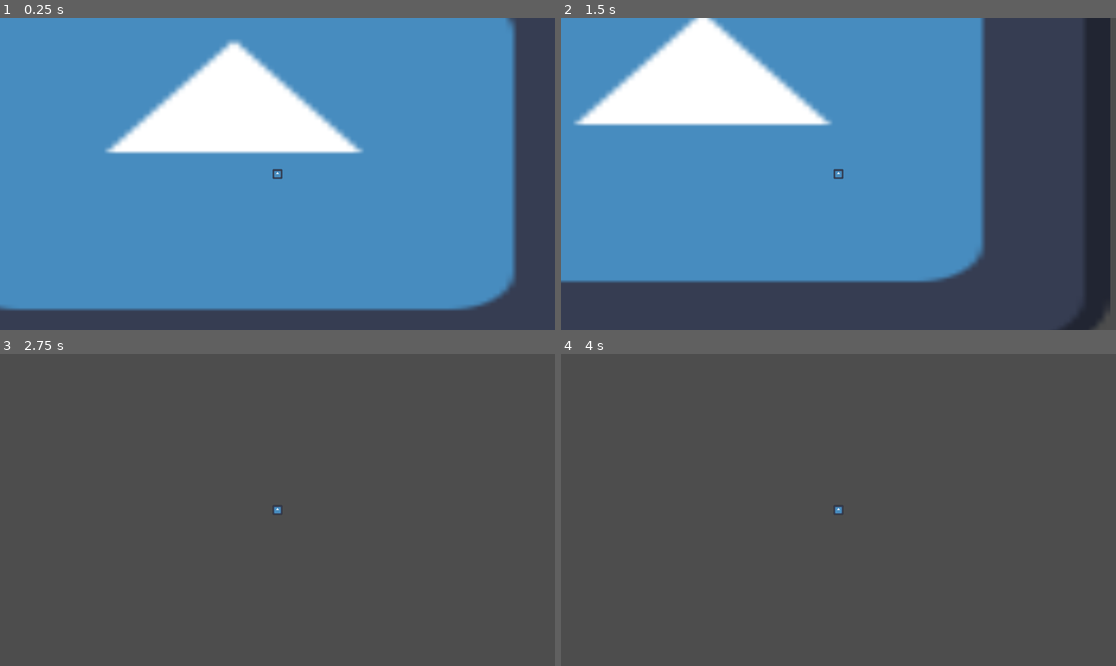
Above: before the commit, frames 1-4 (two rows, left to right).
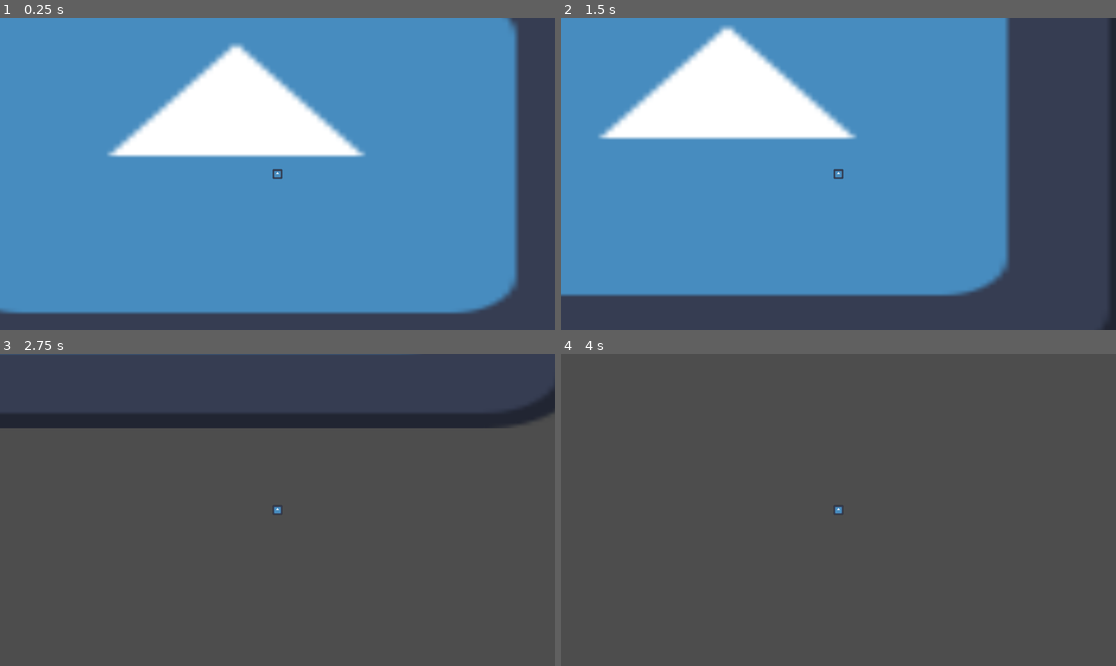
Above: after the commit, the same moments.

Repository: MstrMinecrafter/CSC486B-Prototype
Game: Godot game, scene res://root.tscn
Same seed, same stepped clock (60 frames per second), same inputs: the game is played once before the commit and once after it. The engine's default icon, where the game draws it, is replaced by a stand-in: a white triangle on a blue panel in a dark square.
Inputs:
- Up to frame 1 (0.25 s): no input
- Up to frame 2 (1.5 s): tap Enter (ui_accept) at 0.5, 0.77 s; hold Right (ui_right) from 0.53 s (still down)
- Up to frame 3 (2.75 s): tap Enter (ui_accept) at 1.52 s; release Right (ui_right) at 2.03 s; hold Left (ui_left) from 2.03 s (still down)
- Up to frame 4 (4 s): release Left (ui_left) at 2.78 s; hold Right (ui_right) from 2.78 s (still down); tap Enter (ui_accept) at 3.02, 3.5, 3.77 s

The runs differ from the first frame. In frame 1, 4.7% of the frame differs, in the area x 0-94%, y 2-95%; in frame 2, 19%, in the area x 0-100%, y 0-100%; in frame 3, 5.7%; in frame 4, nothing differs.

Commit message:
Made levels transition

Diff:
--- /dev/null
+++ b/csc-486b-prototype/Another_Level.tscn
@@ -0,0 +1,50 @@
+[gd_scene format=3 uid="uid://v3yhlmjfwwmq"]
+
+[ext_resource type="Script" uid="uid://bc7uvf36u4nac" path="res://level.gd" id="1_q23sj"]
+[ext_resource type="Texture2D" uid="uid://d4h1pa8wv1lel" path="res://icon.svg" id="2_jikgx"]
+[ext_resource type="PackedScene" uid="uid://iw0usquwya8u" path="res://wall.tscn" id="3_ths3v"]
+[ext_resource type="PackedScene" uid="uid://rrgylns62haf" path="res://Player.tscn" id="4_w0ma8"]
+[ext_resource type="PackedScene" uid="uid://d18ljrvjjr1gc" path="res://obstacle.tscn" id="5_x1lmt"]
+
+[sub_resource type="RectangleShape2D" id="RectangleShape2D_65sm4"]
+size = Vector2(29, 30)
+
+[node name="Level" type="Node2D" unique_id=1407382396]
+script = ExtResource("1_q23sj")
+
+[node name="Background" type="Node" parent="." unique_id=228629515]
+
+[node name="Sprite2D" type="Sprite2D" parent="Background" unique_id=2024734139]
+position = Vector2(3.5000305, 1)
+scale = Vector2(13.210937, 7.7656245)
+texture = ExtResource("2_jikgx")
+
+[node name="Midground" type="Node" parent="." unique_id=1962280685]
+
+[node name="Wall" parent="Midground" unique_id=828491979 instance=ExtResource("3_ths3v")]
+position = Vector2(-319, 127)
+scale = Vector2(5.7857203, 5.1468544)
+
+[node name="Foreground" type="Node" parent="." unique_id=1828279886]
+
+[node name="Player" parent="Foreground" unique_id=2083418740 instance=ExtResource("4_w0ma8")]
+position = Vector2(135, 60)
+
+[node name="Obstacle" parent="Foreground" unique_id=1817276322 instance=ExtResource("5_x1lmt")]
+position = Vector2(297, 279)
+
+[node name="Obstacle3" parent="Foreground" unique_id=1957534414 instance=ExtResource("5_x1lmt")]
+position = Vector2(487, -74)
+
+[node name="Obstacle2" parent="Foreground" unique_id=921351730 instance=ExtResource("5_x1lmt")]
+position = Vector2(-275, 179)
+
+[node name="Entrance" type="Marker2D" parent="." unique_id=2121061980]
+position = Vector2(171, 74)
+
+[node name="Exit" type="Area2D" parent="." unique_id=1794265350]
+position = Vector2(-179, 144)
+
+[node name="CollisionShape2D" type="CollisionShape2D" parent="Exit" unique_id=1789815733]
+position = Vector2(4.5, 5)
+shape = SubResource("RectangleShape2D_65sm4")
--- a/csc-486b-prototype/Level.tscn
+++ b/csc-486b-prototype/Level.tscn
@@ -6,9 +6,11 @@
 [ext_resource type="PackedScene" uid="uid://rrgylns62haf" path="res://Player.tscn" id="4_mxnmf"]
 [ext_resource type="PackedScene" uid="uid://d18ljrvjjr1gc" path="res://obstacle.tscn" id="5_4eo0i"]
 
+[sub_resource type="RectangleShape2D" id="RectangleShape2D_65sm4"]
+size = Vector2(29, 30)
+
 [node name="Level" type="Node2D" unique_id=1407382396]
 script = ExtResource("1_bexhn")
-bg_parallax = 3.0
 
 [node name="Background" type="Node" parent="." unique_id=228629515]
 
@@ -33,3 +35,13 @@
 
 [node name="Obstacle2" parent="Foreground" unique_id=921351730 instance=ExtResource("5_4eo0i")]
 position = Vector2(-275, 179)
+
+[node name="Entrance" type="Marker2D" parent="." unique_id=2121061980]
+position = Vector2(171, 74)
+
+[node name="Exit" type="Area2D" parent="." unique_id=1794265350]
+position = Vector2(-179, 144)
+
+[node name="CollisionShape2D" type="CollisionShape2D" parent="Exit" unique_id=1789815733]
+position = Vector2(4.5, 5)
+shape = SubResource("RectangleShape2D_65sm4")
--- a/csc-486b-prototype/Player.tscn
+++ b/csc-486b-prototype/Player.tscn
@@ -7,20 +7,20 @@
 
 [sub_resource type="RectangleShape2D" id="RectangleShape2D_kpjcp"]
 
-[node name="Player" type="CharacterBody2D"]
+[node name="Player" type="CharacterBody2D" unique_id=1672124461]
 script = ExtResource("1_kpjcp")
 SPEED = 300.0
 JUMP_VELOCITY = 400.0
 
-[node name="CollisionShape2D" type="CollisionShape2D" parent="."]
+[node name="CollisionShape2D" type="CollisionShape2D" parent="." unique_id=267616744]
 shape = SubResource("RectangleShape2D_kne1u")
 
-[node name="Sprite2D" type="Sprite2D" parent="."]
+[node name="Sprite2D" type="Sprite2D" parent="." unique_id=1810514534]
 position = Vector2(-1.6689299e-06, 1.1920927e-06)
 scale = Vector2(0.15624999, 0.15624999)
 texture = ExtResource("1_xhfnw")
 
-[node name="WallBlendArea" type="Area2D" parent="."]
+[node name="WallBlendArea" type="Area2D" parent="." unique_id=271542887]
 
-[node name="CollisionShape2D" type="CollisionShape2D" parent="WallBlendArea"]
+[node name="CollisionShape2D" type="CollisionShape2D" parent="WallBlendArea" unique_id=2030675391]
 shape = SubResource("RectangleShape2D_kpjcp")
--- a/csc-486b-prototype/level.gd
+++ b/csc-486b-prototype/level.gd
@@ -1,13 +1,28 @@
 extends Node2D
 class_name Level
 
-#@onready var entrance = $Entrance
-#@onready var exit = $Exit
+var player: Player
+var bg_sprite: Sprite2D
+var entrance: Marker2D
+var exit: Area2D
+var root: Root
 
-@onready var player = $Foreground/Player
-@onready var bg_sprite = $Background/Sprite2D
-@export var bg_parallax: float
+func init(root) -> void:
+	player = $Foreground/Player
+	bg_sprite = $Background/Sprite2D
+	entrance = $Entrance
+	exit = $Exit
+	self.root = root
+	player.position = entrance.position
 
-func update(cam, delta):
-	bg_sprite.position = cam.position / bg_parallax
+func update(delta):
+	bg_sprite.position = root.cam.position / root.bg_parallax
 	player.update(delta)
+	check_for_exit()
+
+func check_for_exit():
+	var overlapping_areas = exit.get_overlapping_areas()
+	for overlapping_area in overlapping_areas:
+		if overlapping_area.get_parent() is Player:
+			root.inc_level()
+			break
--- a/csc-486b-prototype/project.godot
+++ b/csc-486b-prototype/project.godot
@@ -16,7 +16,7 @@
 
 config/name="CSC486B-Prototype"
 run/main_scene="uid://b6lownckhmt86"
-config/features=PackedStringArray("4.6", "GL Compatibility")
+config/features=PackedStringArray("4.7", "GL Compatibility")
 config/icon="res://icon.svg"
 
 [input]
--- a/csc-486b-prototype/root.gd
+++ b/csc-486b-prototype/root.gd
@@ -1,6 +1,7 @@
 extends Node2D
+class_name Root
 @onready var cam = $Camera2D
-
+@export var bg_parallax: float
 @export var levels: Array[PackedScene]
 var level_index = 0
 var cur_level: Level = null
@@ -8,10 +9,23 @@
 
 # Called when the node enters the scene tree for the first time.
 func _ready() -> void:
+	add_level()
+
+func _physics_process(delta: float) -> void:
+	cur_level.update(delta)
+	cam.position = player.position
+
+func add_level():
 	cur_level = levels[level_index].instantiate()
+	cur_level.init(self)
 	add_child(cur_level)
 	player = cur_level.player
 
-func _physics_process(delta: float) -> void:
-	cur_level.update(cam,delta)
-	cam.position = player.position
+func inc_level():
+	change_level(level_index + 1)
+
+func change_level(level_index: int):
+	self.level_index = level_index
+	remove_child(cur_level)
+	cur_level.queue_free()
+	add_level()
--- a/csc-486b-prototype/root.tscn
+++ b/csc-486b-prototype/root.tscn
@@ -2,9 +2,11 @@
 
 [ext_resource type="Script" uid="uid://c1mtuyic5xntc" path="res://root.gd" id="1_vvh5c"]
 [ext_resource type="PackedScene" uid="uid://dupkfr8q1ej1y" path="res://Level.tscn" id="2_l8v81"]
+[ext_resource type="PackedScene" uid="uid://v3yhlmjfwwmq" path="res://Another_Level.tscn" id="3_vvh5c"]
 
 [node name="Root" type="Node2D" unique_id=610993620]
 script = ExtResource("1_vvh5c")
-levels = Array[PackedScene]([ExtResource("2_l8v81")])
+bg_parallax = 2.0
+levels = Array[PackedScene]([ExtResource("2_l8v81"), ExtResource("3_vvh5c")])
 
 [node name="Camera2D" type="Camera2D" parent="." unique_id=43225071]
Not shown: 1 places in csc-486b-prototype/Player.tscn that only renumber resources
